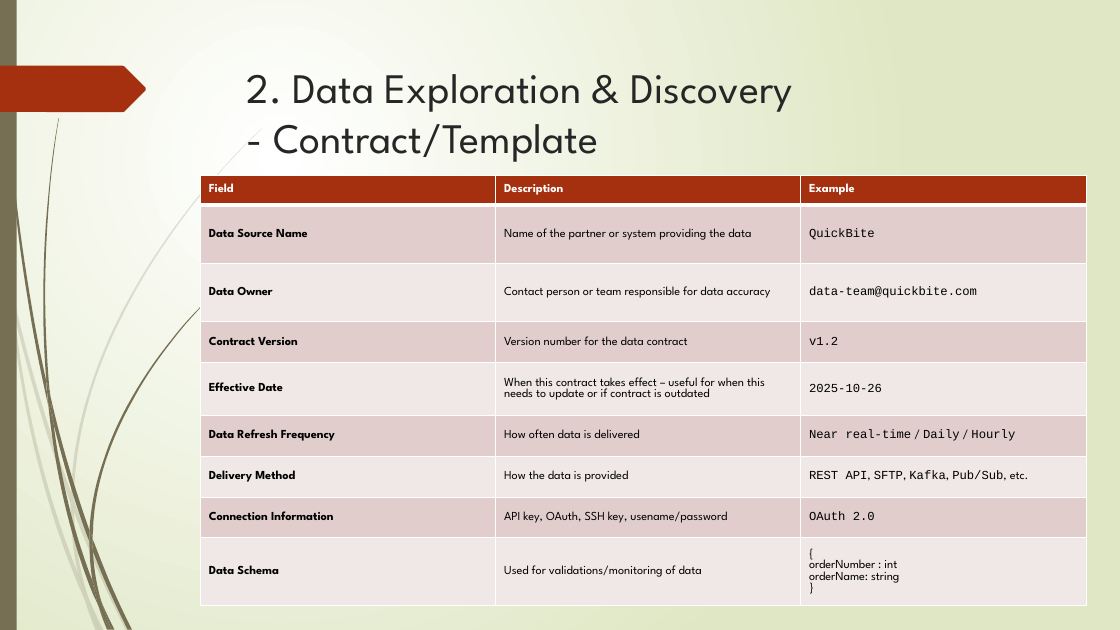
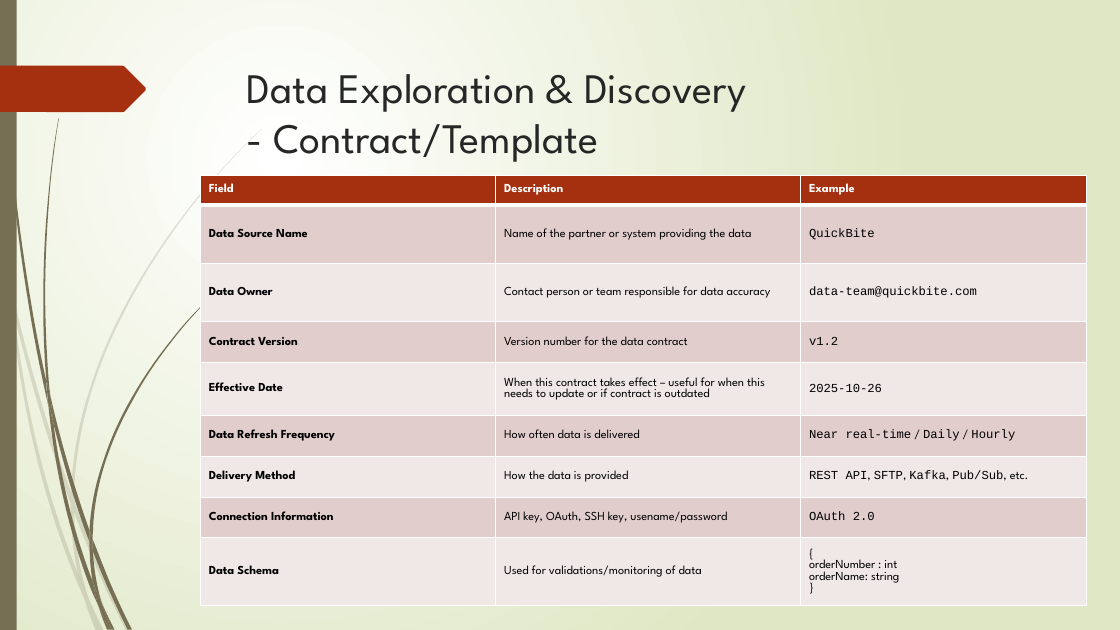
Before and after one commit to gabrielchanyk/food_insights_data_engineering, a slide deck: slide 6 of InsightEats Case Study.pptx. Drawn at 1120x630 pixels with LibreOffice and Linux fonts; fonts in the diff are those of the drawing. Boxes give left, top, right and bottom in pixels: in the first picture for what was removed or moved away, otherwise in the second. Text is boxed around its words. In the diff, an @@ line names an element or a change of style, - is before the commit and + after.

```diff
--- a/InsightEats Case Study.pptx
+++ b/InsightEats Case Study.pptx
@@ title at (247, 74, 746, 162): text changed @@
-2. Data Exploration & Discovery
-- Contract/Template
+Data Exploration & Discovery
+- Contract/Template
```
Also in this commit, not shown: 15 other slides changed, 19 slides added, 1 slide removed, 6 other files.
